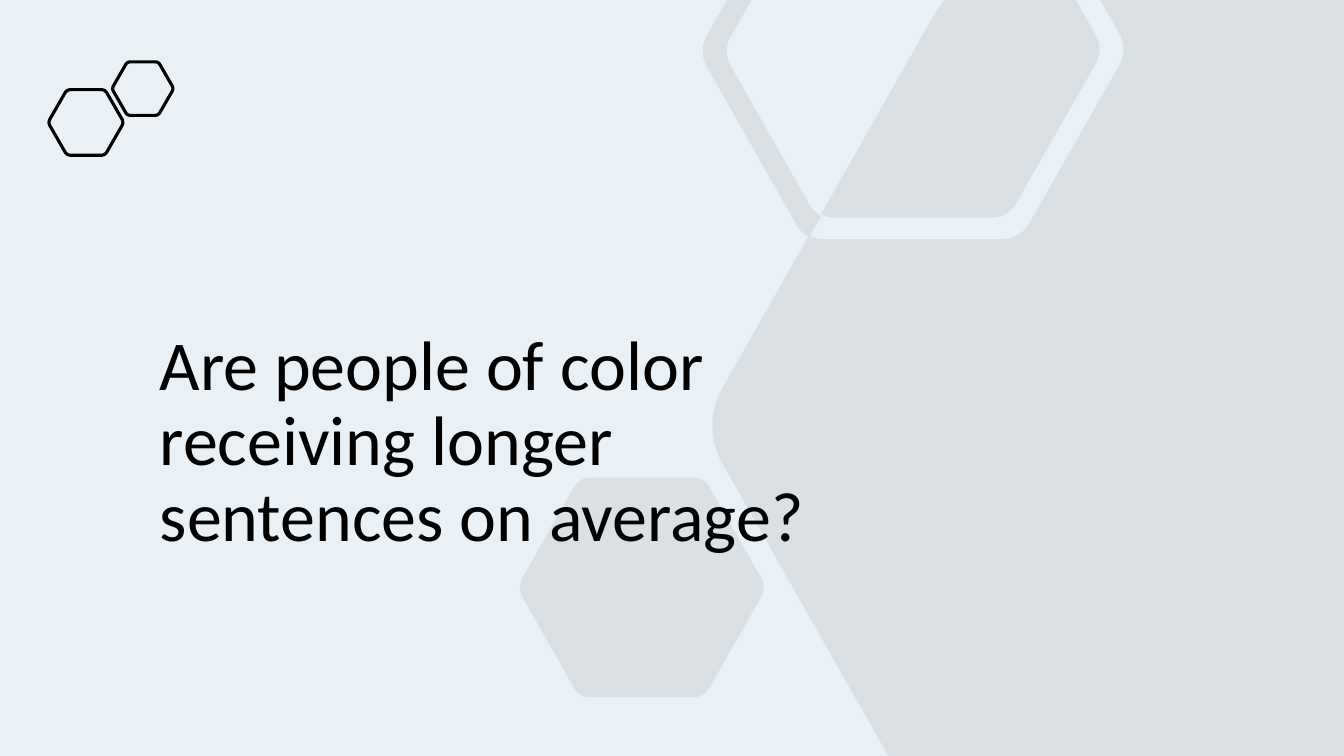
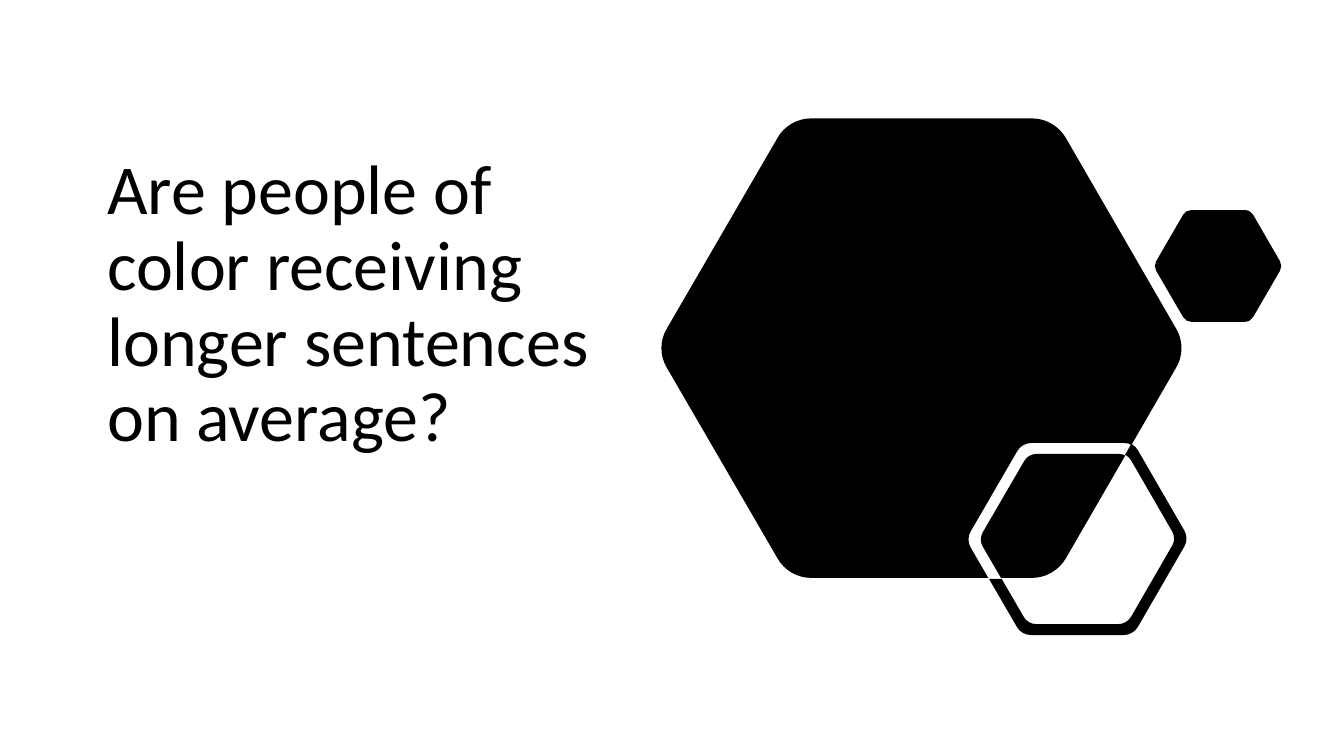
Before and after one commit to jenwhitson/sentencing_project, a slide deck: slide 12 of Presentation.pptx. Drawn at 1344x756 pixels with LibreOffice and Linux fonts; fonts in the diff are those of the drawing. Boxes give left, top, right and bottom in pixels: in the first picture for what was removed or moved away, otherwise in the second. Text is boxed around its words. In the diff, an @@ line names an element or a change of style, - is before the commit and + after.

Commit message:
updated theme

```diff
--- a/Presentation.pptx
+++ b/Presentation.pptx
@@ background #EAF1F6 to #FFFFFF @@
@@ freeform shape removed at (113,62,173,115) @@
@@ freeform shape removed at (48,90,123,155) @@
@@ title "Are people of color receiving ...": place and size @@
-title "Are people of color receiving ..." at (160,341,803,553)
+title "Are people of color receiving ..." at (107,165,588,453)
@@ title "Are people of color receiving ..." at (107,165,588,453): vertical alignment top to bottom @@
@@ freeform shape: place and size @@
-freeform shape at (520,0,1344,756)
+freeform shape at (661,118,1281,635)
@@ freeform shape at (661,118,1281,635): fill #808080 at 15% opacity to #000000 @@
```
Also in this commit, not shown: 14 other slides changed, 1 slide removed.
